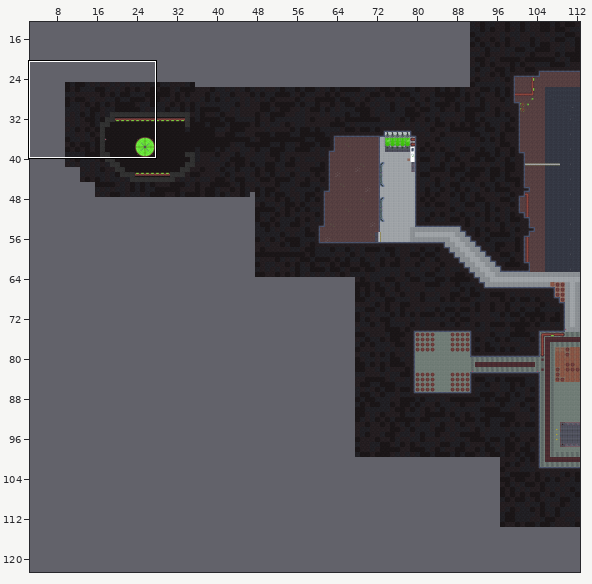
Tiled map, stored at libGDX Workspace/core/assets/tileMaps/Level2/Level2Partial.tmx. The picture above shows the old version from afar; the outline marks the close-up.
Close-up. As it was:
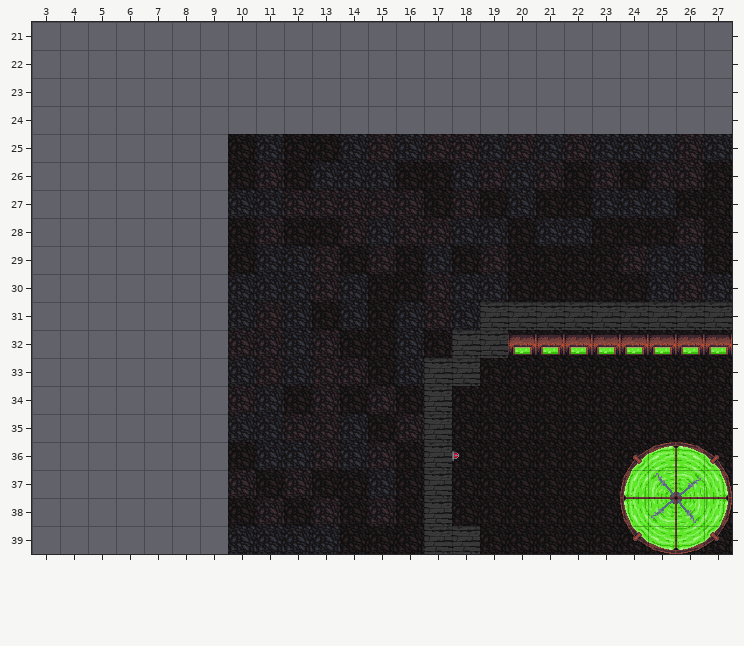
Cells are 32x32 px. Shown: x 3..27, y 21..39. The commit also changed other parts of the map, which this record leaves out.
The result:
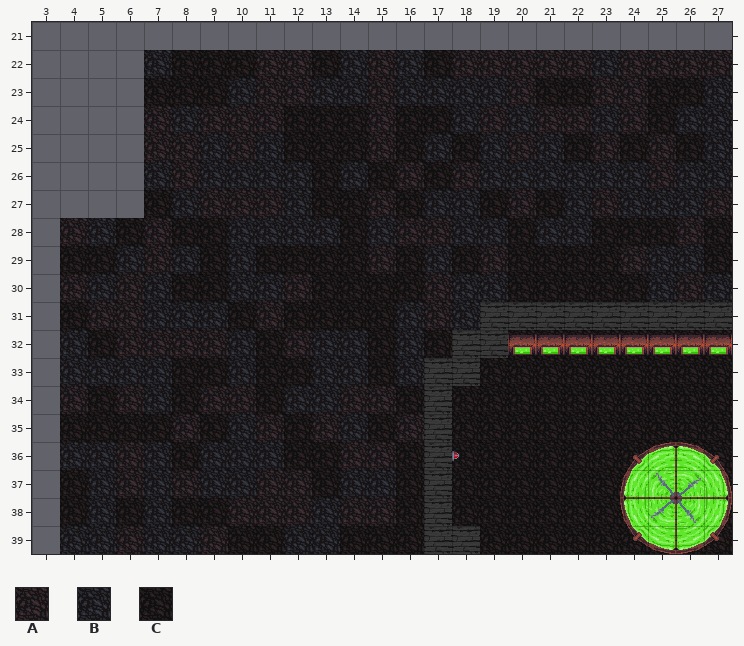
Key: from "Level One": A 132 "tile111 (2)", B 145 "tile119 (2)", C 166 "tile111 (4)".
_ is an empty cell.
The exact change:
Layer "Level/9":
The author put tile A in row 22 at x 11 to 12, 15, 18 to 22 and 24 to 27; in row 23 at x 11 to 12, 15, 20 and 23 to 24; in row 24 at x 7, 9 to 11, 15, 19, 21 to 22 and 24; in row 25 at x 7 to 8; in row 26 at x 8; in row 27 at x 9.
The author put tile A in row 28 at x 4 and 7; in row 29 at x 7; in row 30 at x 4 and 6; in row 31 at x 5 to 6; in row 32 at x 6 to 9; in row 34 at x 4, 6 and 9.
The author put tile A in row 35 at x 8; in row 36 at x 6; in row 37 at x 6 and 8; in row 39 at x 6 and 9.
The author put tile B in row 22 at x 7, 14, 16 and 23; in row 23 at x 10, 13 to 14, 16 to 19 and 27; in row 24 at x 8, 18, 20, 23 and 26 to 27; in row 25 at x 9; in row 26 at x 7, 9 to 10, 12, 22, 24 and 27; in row 27 at x 8, 17, 22 and 26.
The author put tile B in row 28 at x 5, 10 and 12 to 13; in row 29 at x 6, 8 and 10; in row 30 at x 5 and 7; in row 31 at x 7 to 9; in row 32 at x 4 and 14; in row 33 at x 4 to 7.
The author put tile B in row 34 at x 7 and 12; in row 36 at x 4 to 5, 7 and 9 to 10; in row 37 at x 5, 7, 9 and 14; in row 38 at x 5 and 7; in row 39 at x 4 to 5 and 7 to 8.
The author put tile C in row 22 at x 8 to 10, 13 and 17; in row 23 at x 7 to 9, 21 to 22 and 25 to 26; in row 24 at x 12 to 14, 16 to 17 and 25; in row 25 at x 14, 16 and 24; in row 26 at x 13 and 15; in row 27 at x 7.
The author put tile C in row 28 at x 6 and 8 to 9; in row 29 at x 4 to 5, 9 and 11 to 12; in row 30 at x 8 to 9 and 14; in row 31 at x 4, 10, 12 and 14; in row 32 at x 5; in row 33 at x 8 to 9 and 12.
The author put tile C in row 34 at x 5, 8 and 11; in row 35 at x 4 to 7 and 9; in row 36 at x 8 and 12; in row 37 at x 4; in row 38 at x 4, 6 and 8 to 9; in row 39 at x 10 to 11.
Changed places in both close-ups, as pixel boxes (x1, y1, x2, y2):
added: (60, 50, 732, 554)
